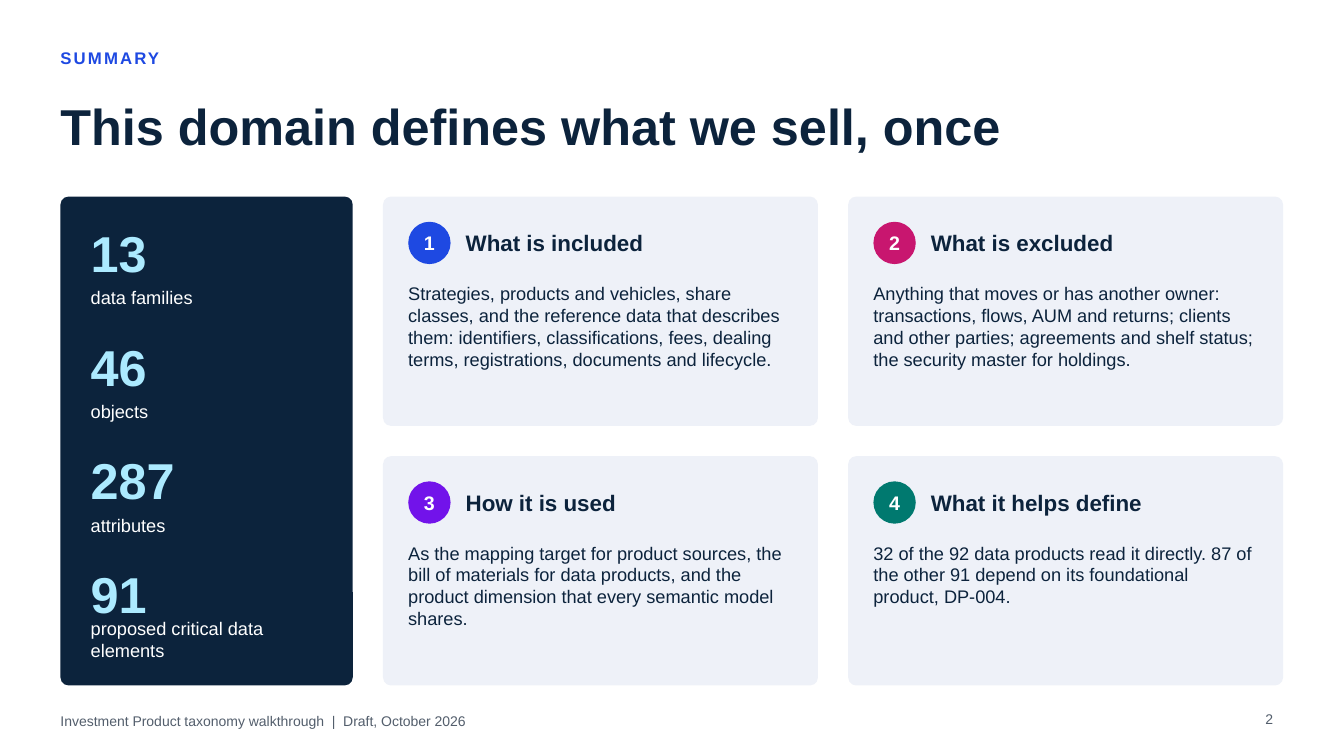
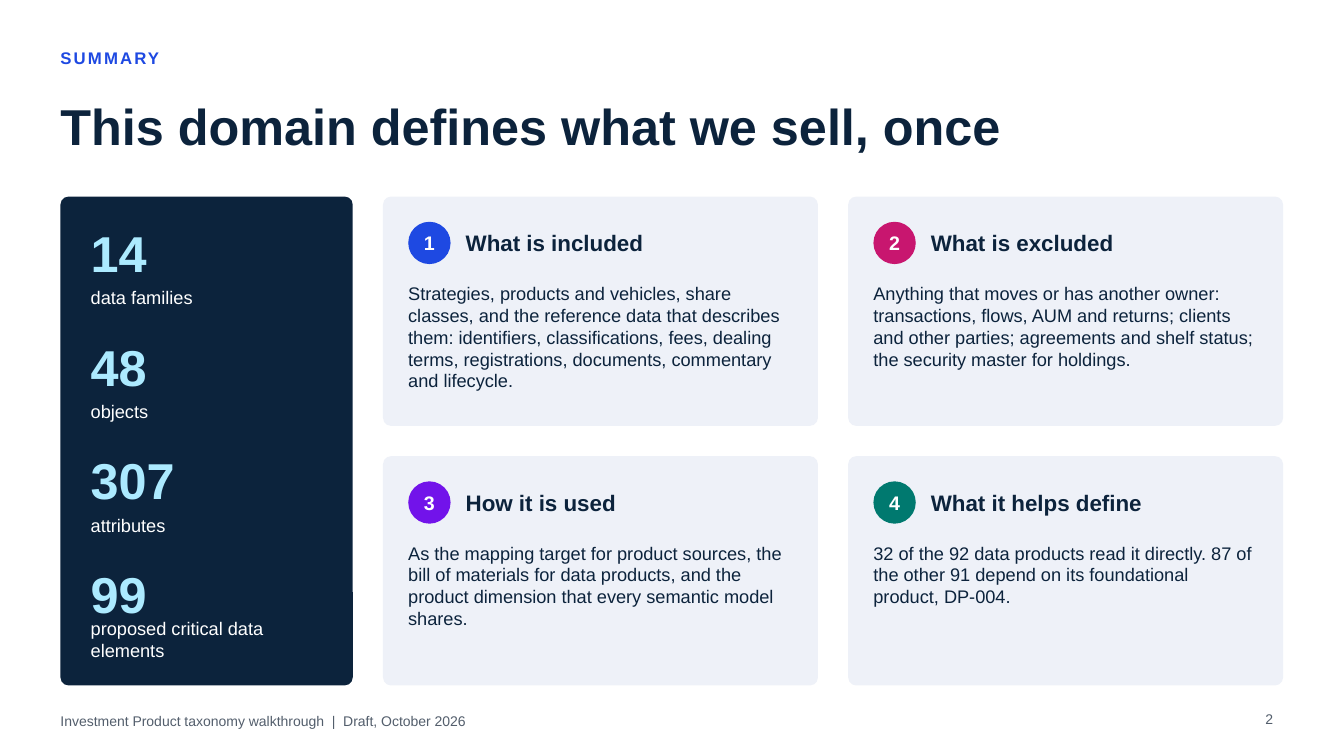
Before and after one commit to jlassetco/amt, a slide deck: slide 2 of Investment_Product_Taxonomy_Walkthrough.pptx. Drawn at 1344x756 pixels with LibreOffice and Linux fonts; fonts in the diff are those of the drawing. Boxes give left, top, right and bottom in pixels: in the first picture for what was removed or moved away, otherwise in the second. Text is boxed around its words. In the diff, an @@ line names an element or a change of style, - is before the commit and + after.

```diff
--- a/Investment_Product_Taxonomy_Walkthrough.pptx
+++ b/Investment_Product_Taxonomy_Walkthrough.pptx
@@ text at box(91, 237, 147, 272): text changed @@
-13
+14
@@ text at box(408, 286, 780, 391): text changed @@
-Strategies, products and vehicles, share classes, and the reference data that describes them: identifiers, classifications, fees, dealing terms, registrations, documents and lifecycle.
+Strategies, products and vehicles, share classes, and the reference data that describes them: identifiers, classifications, fees, dealing terms, registrations, documents, commentary and lifecycle.
@@ text at box(91, 351, 147, 387): text changed @@
-46
+48
@@ text at box(91, 464, 175, 500): text changed @@
-287
+307
@@ text at box(91, 578, 147, 614): text changed @@
-91
+99
```
Also in this commit, not shown: 10 other slides changed, 1 other file.
